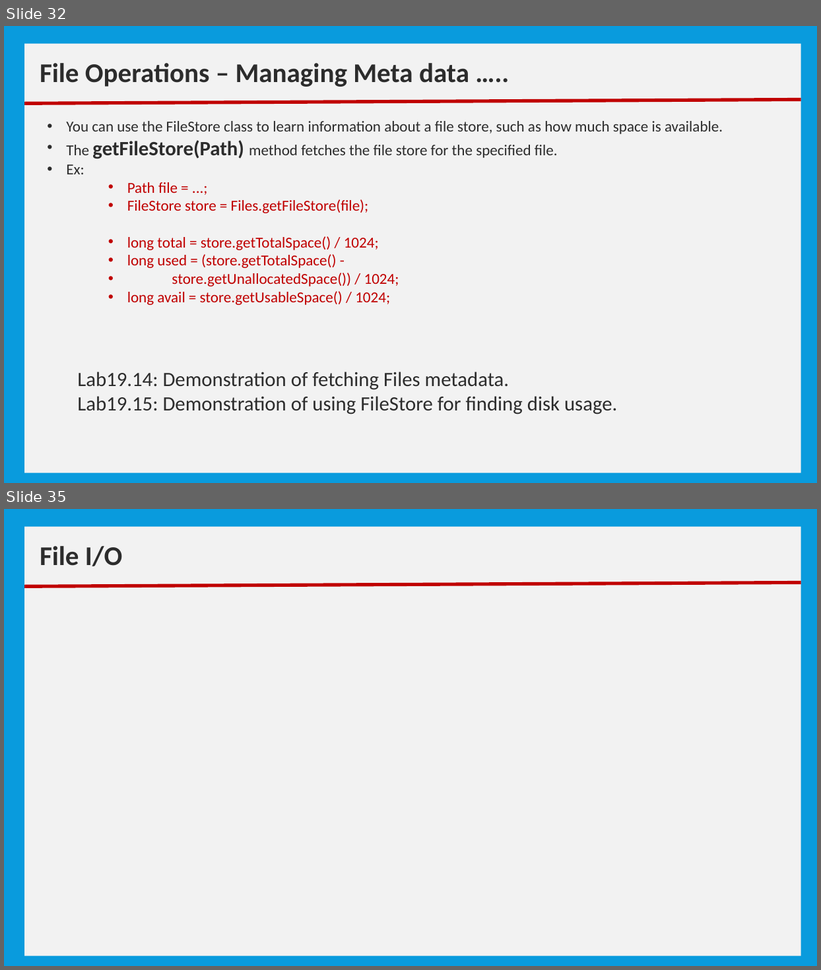
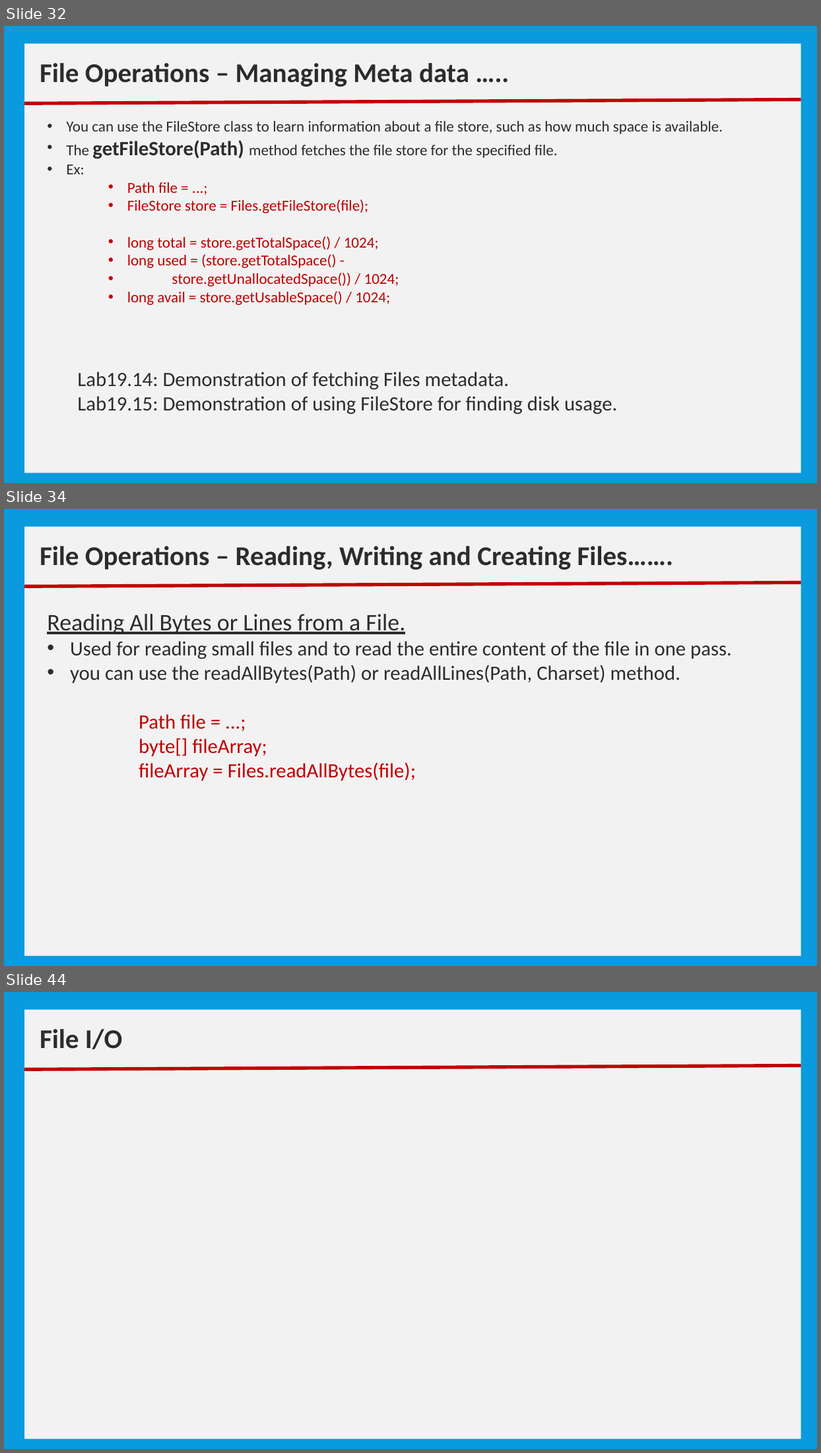
Before and after one commit to nmsgit1234/TechnicalDocs, a slide deck: training/core_java/10_Basic IO.pptx. Shown one above the other, each under a label of ours: slides 32 and 35 before the commit, slides 32, 34 and 44 after it; the slides between them are not shown. The pictures are 821x970 and 821x1453 pixels, drawn with LibreOffice and Linux fonts; fonts in the diff are those of the drawing. Boxes give left, top, right and bottom in pixels: in the first picture for what was removed or moved away, otherwise in the second. Text is boxed around its words. In the diff, an @@ line names an element or a change of style, - is before the commit and + after.

```diff
--- a/training/core_java/10_Basic IO.pptx
+++ b/training/core_java/10_Basic IO.pptx
@@ slide 34 added at [4,509,817,966], background #099BDD @@
@@ rectangle added at [24,527,801,956], fill #F2F2F2 @@
@@ text added at [40,546,673,570], 32 pt, text #2C2C2C, bold @@
+File Operations – Reading, Writing and Creating Files…….
@@ line added from (24, 586) to (801, 583), #C00000 4 pt @@
@@ text added at [47,614,732,781], 24 pt, text #2C2C2C @@
+Reading All Bytes or Lines from a File.
+• Used for reading small files and to read the entire content of the file in one pass.
+• you can use the readAllBytes(Path) or readAllLines(Path, Charset) method.
+    Path file = ...;
+    byte[] fileArray;
+    fileArray = Files.readAllBytes(file);
@@ what was slide 35 is now slide 44 @@
```
Also in this commit, not shown: 1 slide changed, 9 other slides added, 1 slide removed, 1 other file.
